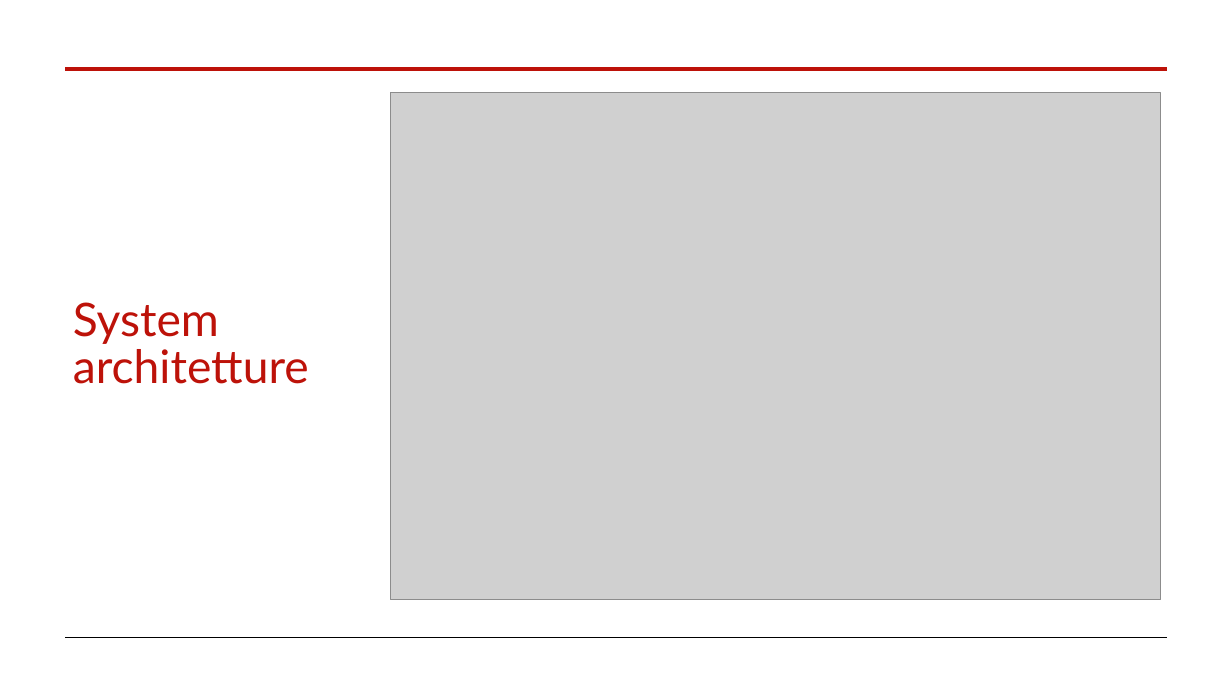
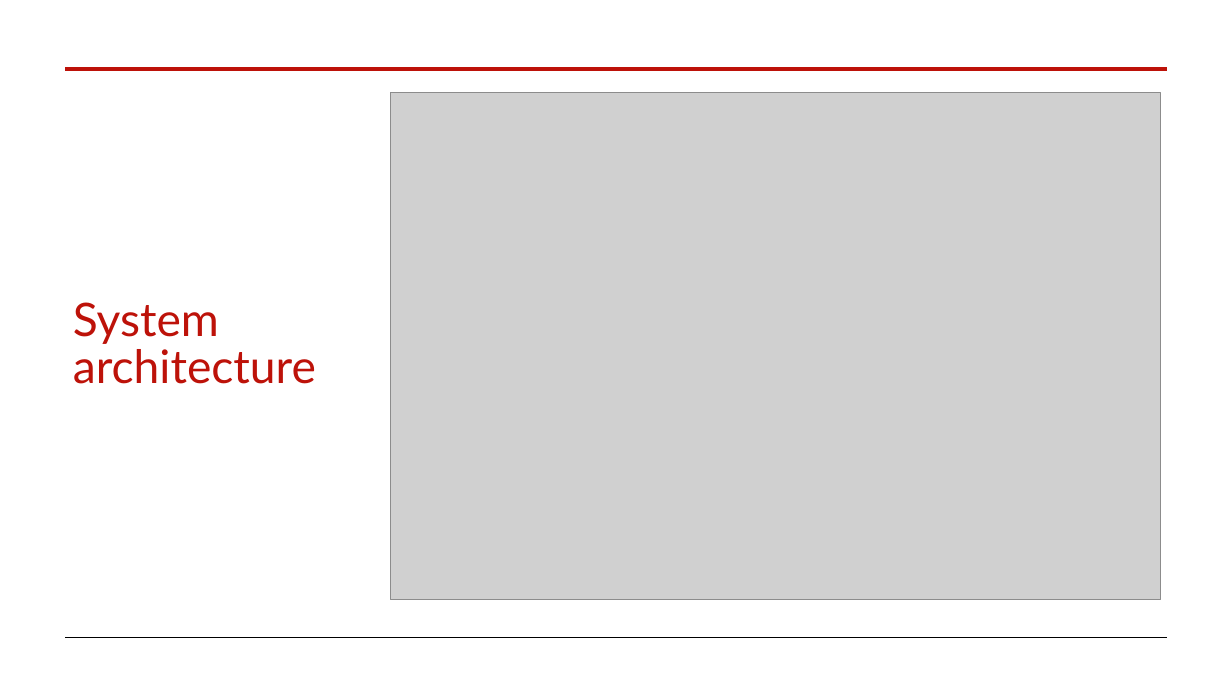
Before and after one commit to mauroficorella/LABAP, a slide deck: slide 13 of Documentation/LABAP.pptx. Drawn at 1232x693 pixels with LibreOffice and Linux fonts; fonts in the diff are those of the drawing; grey boxes stand for pictures. Boxes give left, top, right and bottom in pixels: in the first picture for what was removed or moved away, otherwise in the second. Text is boxed around its words. In the diff, an @@ line names an element or a change of style, - is before the commit and + after.

```diff
--- a/Documentation/LABAP.pptx
+++ b/Documentation/LABAP.pptx
@@ title at <box>73,302,316,384</box>: text changed @@
-System architetture
+System architecture
```
Also in this commit, not shown: 2 other files.
